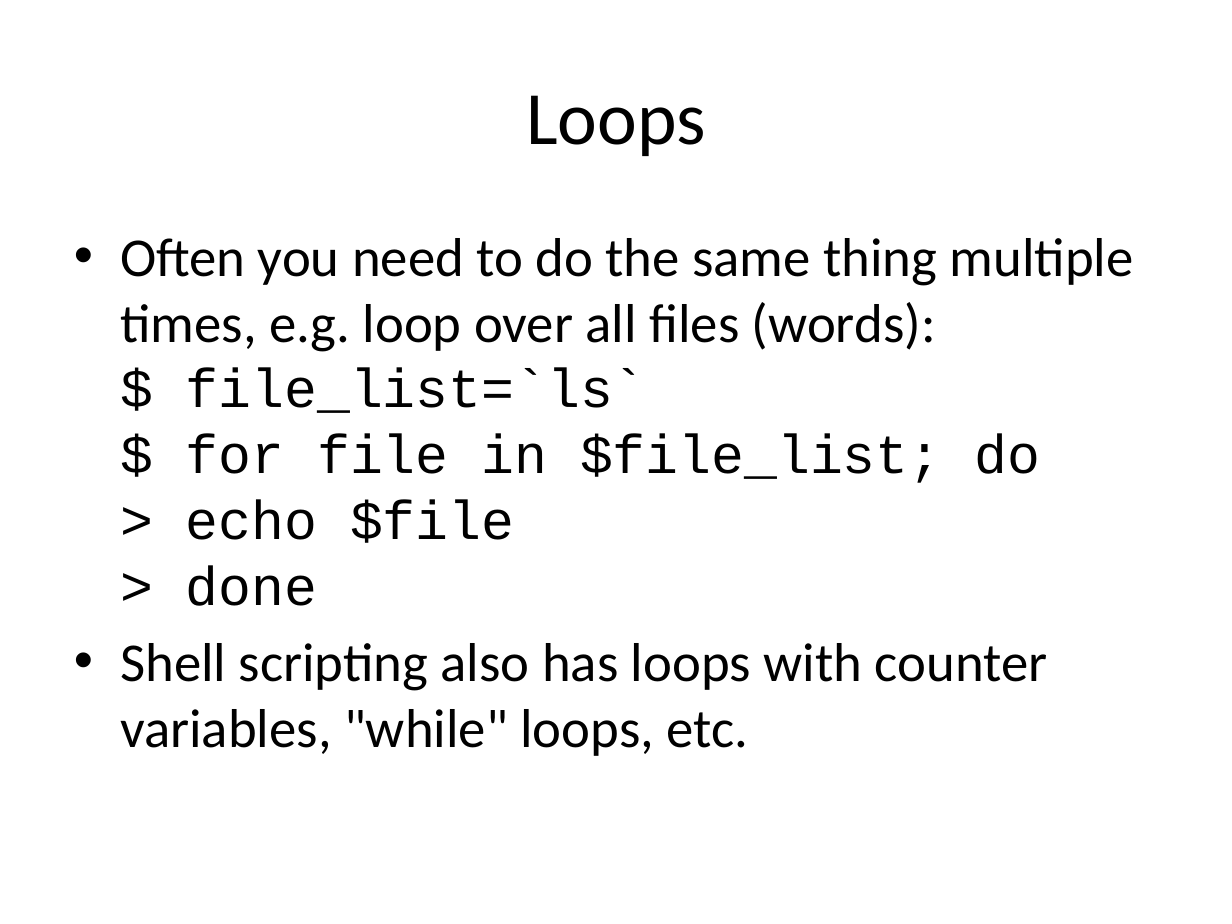
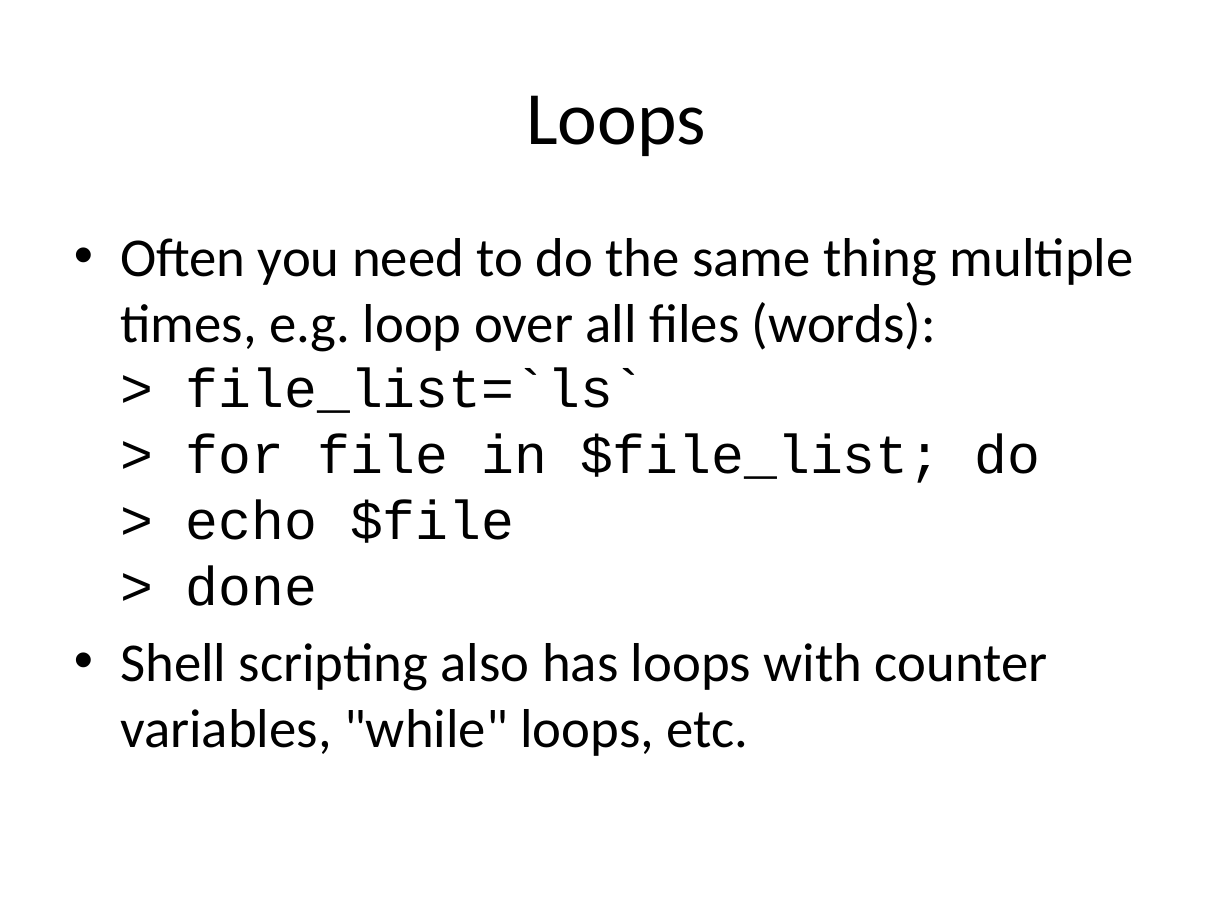
Before and after one commit to naturalis/arangs, a slide deck: slide 13 of doc/slides/day2/session1/CLIScripting.pptx. Drawn at 1232x924 pixels with LibreOffice and Linux fonts; fonts in the diff are those of the drawing. Boxes give left, top, right and bottom in pixels: in the first picture for what was removed or moved away, otherwise in the second. Text is boxed around its words. In the diff, an @@ line names an element or a change of style, - is before the commit and + after.

```diff
--- a/doc/slides/day2/session1/CLIScripting.pptx
+++ b/doc/slides/day2/session1/CLIScripting.pptx
@@ text at [120, 238, 1134, 606]: text changed @@
-• Often you need to do the same thing multiple times, e.g. loop over all files (words):
-  $ file_list=`ls`
-  $ for file in $file_list; do
-  > echo $file
-  > done
+• Often you need to do the same thing multiple times, e.g. loop over all files (words):
+  > file_list=`ls`
+  > for file in $file_list; do
+  > echo $file
+  > done
```
Also in this commit, not shown: 7 other slides changed, 4 other files.
